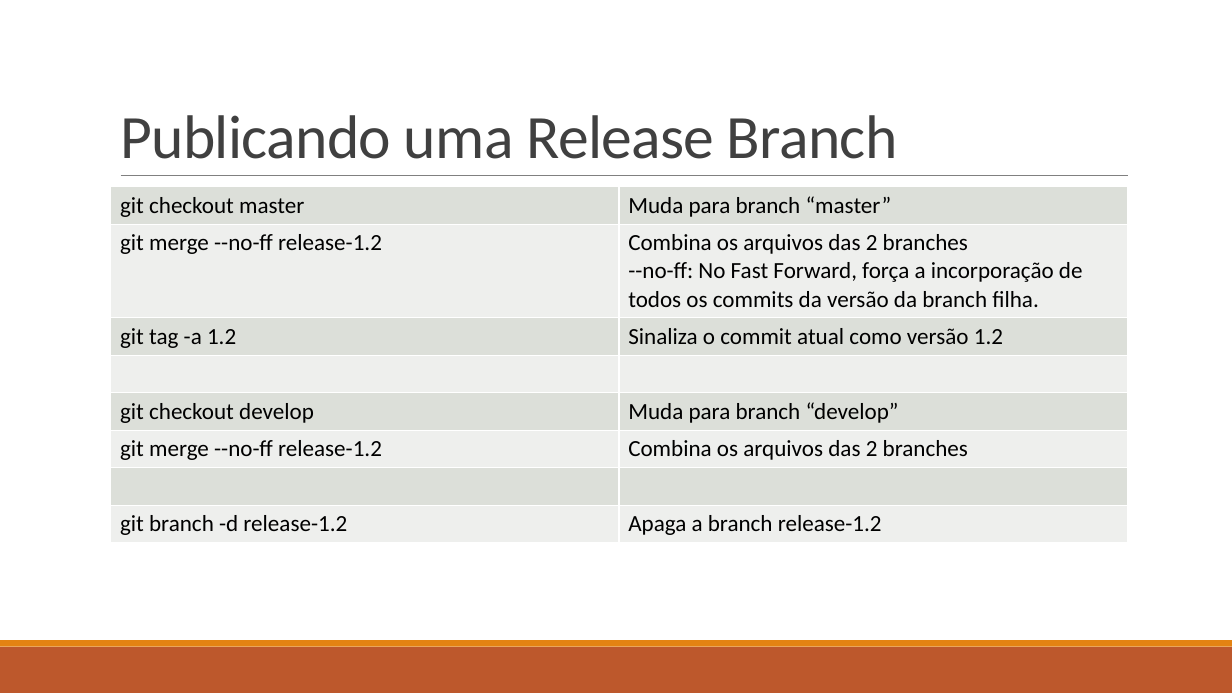
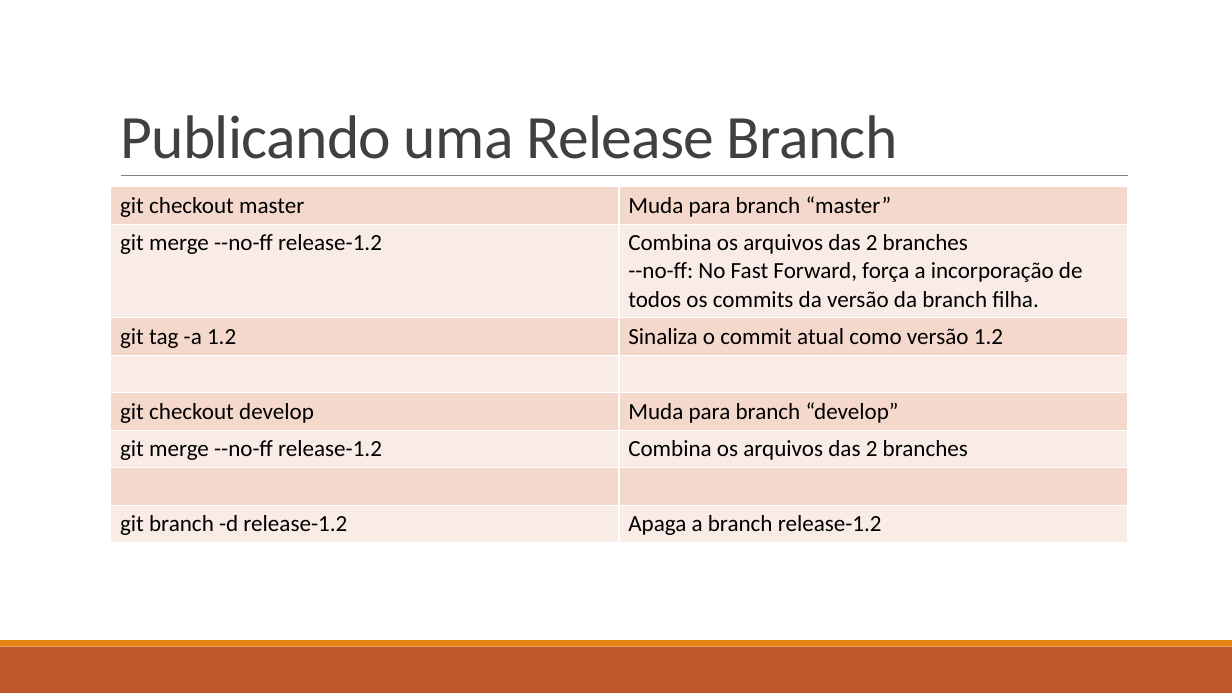
Before and after one commit to ekson73/Docs, a slide deck: slide 76 of Projeto VEK - GIT 4 VEK.pptx (slide 62 before the commit). Drawn at 1232x693 pixels with LibreOffice and Linux fonts; fonts in the diff are those of the drawing. Boxes give left, top, right and bottom in pixels: in the first picture for what was removed or moved away, otherwise in the second. Text is boxed around its words. In the diff, an @@ line names an element or a change of style, - is before the commit and + after.

```diff
--- a/Projeto VEK - GIT 4 VEK.pptx
+++ b/Projeto VEK - GIT 4 VEK.pptx
@@ table at [111,187,1128,542] @@
@@ fill #DCDFDA to #F5D9CC in 8 cells @@
@@ fill #EEF0ED to #FAEDE7 in 8 cells @@
```
Also in this commit, not shown: 15 other slides changed, 24 slides added, 2 slides removed, 2 other files.
